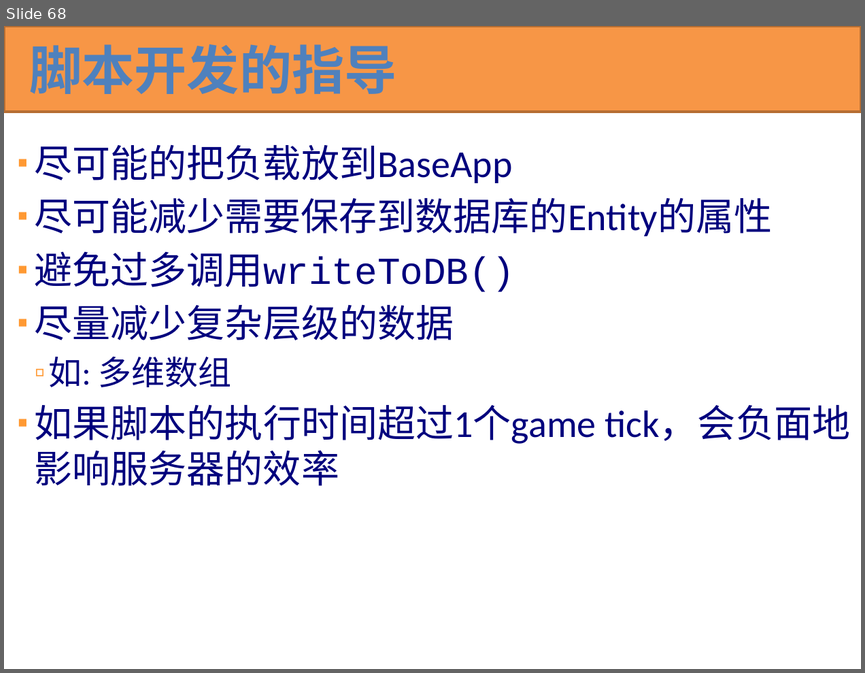
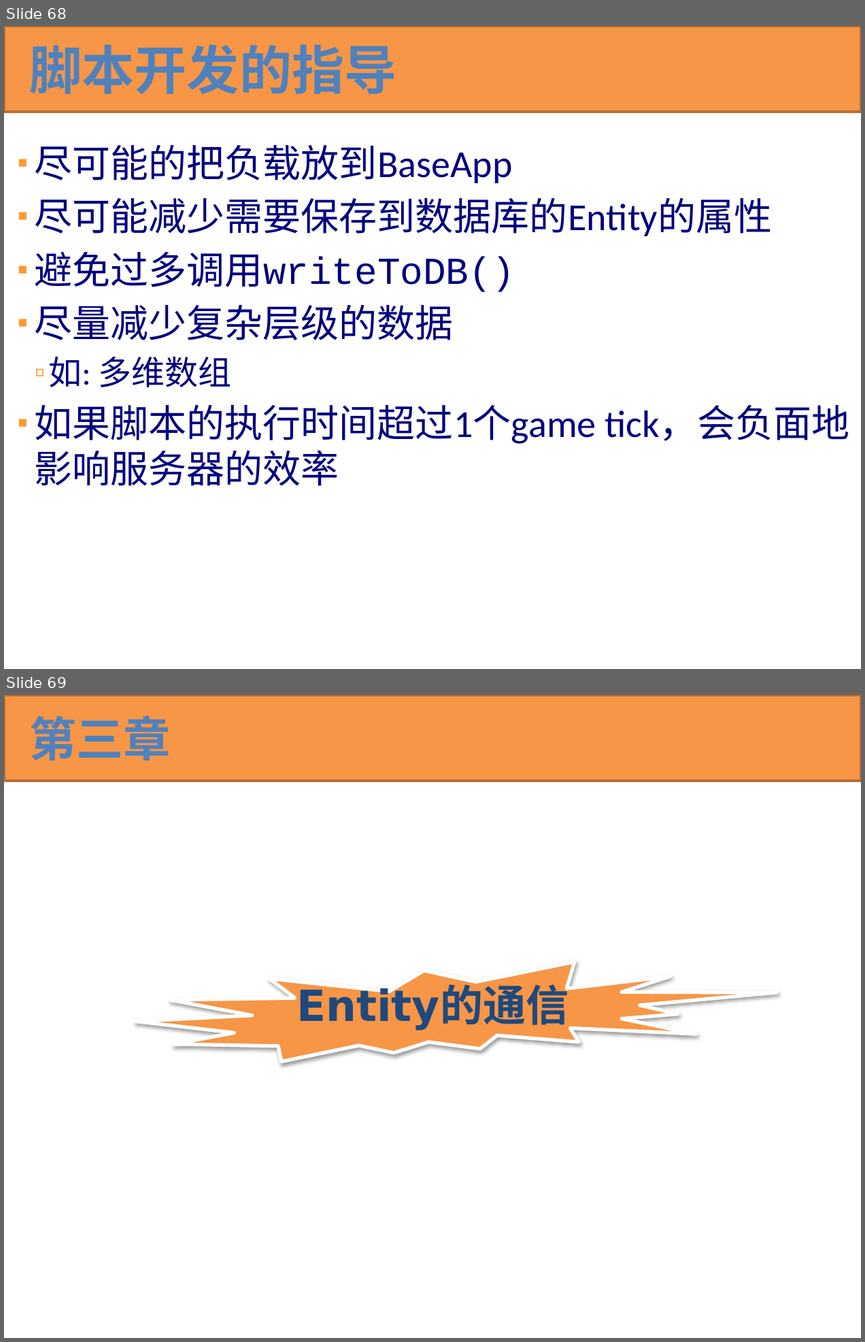
Before and after one commit to kbengine/kbengine_docs, a slide deck: KBEngine技术预览.pptx. Shown one above the other, each under a label of ours: slide 68 before the commit, slides 68 and 69 after it. The pictures are 865x673 and 865x1342 pixels, drawn with LibreOffice and Linux fonts; fonts in the diff are those of the drawing. Boxes give left, top, right and bottom in pixels: in the first picture for what was removed or moved away, otherwise in the second. Text is boxed around its words. In the diff, an @@ line names an element or a change of style, - is before the commit and + after.

```diff
--- a/KBEngine技术预览.pptx
+++ b/KBEngine技术预览.pptx
@@ slide 69 added at bbox=[4, 695, 861, 1338], background #FFFFFF @@
@@ rectangle added at bbox=[4, 695, 861, 781], fill #F79646, outline #B76F34 2 pt @@
@@ title added at bbox=[29, 715, 171, 760], 39.6 pt, text #4F81BD, bold @@
+第三章
@@ irregular seal added at bbox=[136, 962, 777, 1061], fill #F79646, outline #FFFFFF 3 pt @@
@@ text added at bbox=[296, 986, 568, 1030], 36 pt, text #1F497D, bold @@
+Entity的通信
```
Also in this commit, not shown: 1 slide changed, 13 other slides added.
